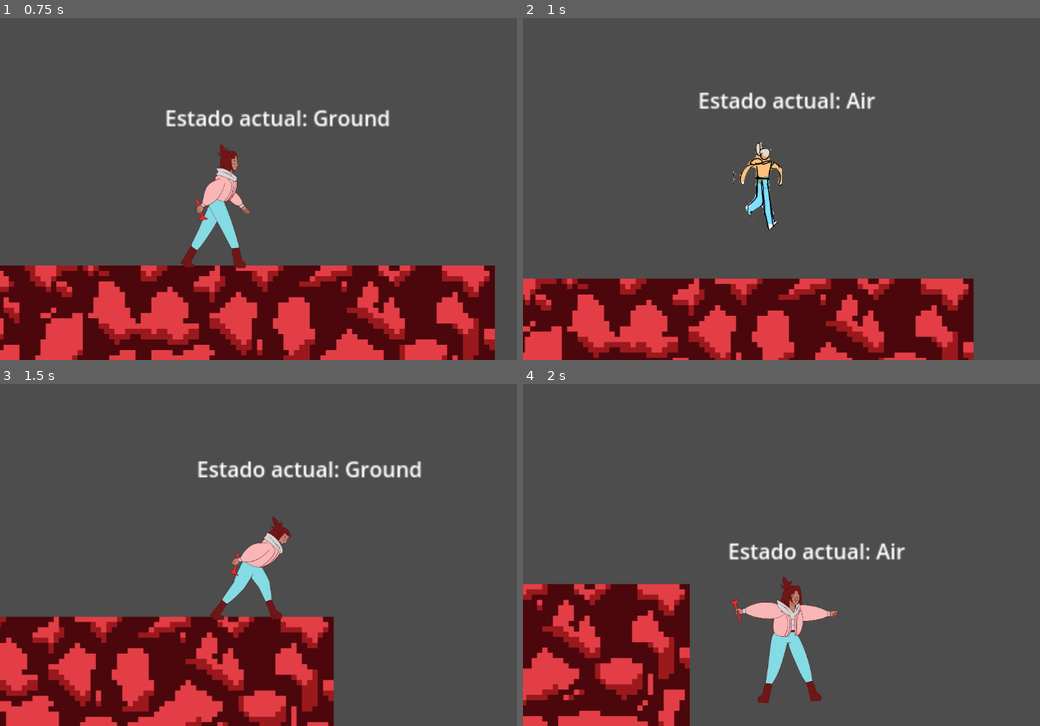
Above: before the commit, frames 1-4 (two rows, left to right).
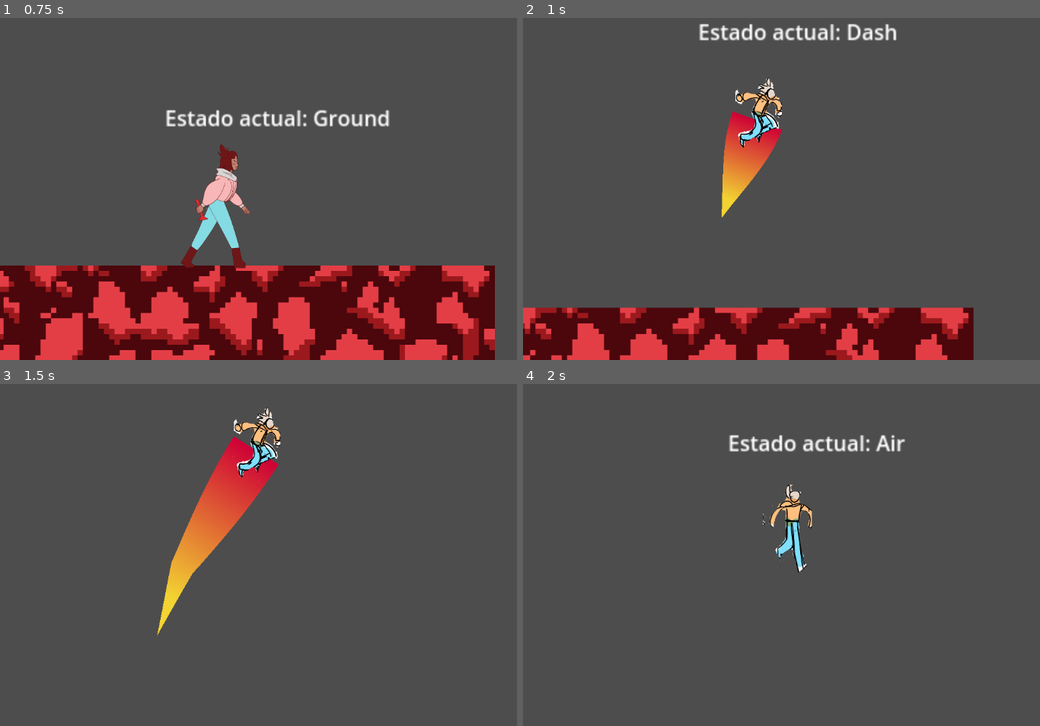
Above: after the commit, the same moments.

Repository: GuillermoC66/Interna
Game: Godot game, scene res://ESCENAS/elmundo.tscn
Same seed, same stepped clock (60 frames per second), same inputs: the game is played once before the commit and once after it.
Inputs:
- Up to frame 1 (0.75 s): hold Right (ui_right) from 0.53 s (still down); hold Shift (walk) from 0.53 s (still down)
- Up to frame 2 (1 s): keep holding Right (ui_right); keep holding Shift (walk); tap Space (ui_select) at 0.77 s; tap X (dash, bound only after the commit) at 0.8 s
- Up to frame 3 (1.5 s): keep holding Right (ui_right); release Shift (walk) at 1.28 s; tap X (dash, bound only after the commit) at 1.35 s
- Up to frame 4 (2 s): keep holding Right (ui_right); tap Space (ui_select) at 1.52 s; tap Shift (walk) at 1.55 s

Frame 1 is identical in both runs. In frame 2, 21% of the frame differs, in the area x 0-88%, y 1-100%; in frame 3, 27%, in the area x 0-82%, y 6-100%; in frame 4, 18%.

Commit message:
fuckign.
intentando dash pt1
-ya quedo el trail
-ya quedo la logica de estados
-la fisica me está rompiendo la madre

Diff:
--- /dev/null
+++ b/ESCENAS/DashState.gd
@@ -0,0 +1,37 @@
+extends StatePlayer
+
+class_name DashState
+
+@onready var timer : Timer = $Timer
+@export var groundState : StatePlayer
+@export var airState : StatePlayer
+@export var trailScene = preload("res://RECURSOS/PlayerTrail.tscn")
+@export var dash_Velocity : float
+var trail
+
+func Enter():
+	timer.start(1)
+	trail = trailScene.instantiate()
+	add_child(trail)
+	trail.character = character
+	get_direction()
+
+func state_process(delta):
+	timer.timeout.connect(_on_Timer_timeout)
+
+func _on_Timer_timeout():
+	trail.queue_free()
+	if (character.is_on_floor()):
+		Transition.emit(self, groundState)
+	else:
+		Transition.emit(self, airState)
+
+func get_direction():
+	var direccion = Vector2()
+	direccion.x = character.directionX
+	direccion.y = character.directionY
+	print(direccion)
+	if(direccion == Vector2(0,0)):
+		direccion.x = character.flipSprite
+
+	character.velocity += direccion * dash_Velocity
--- a/ESCENAS/Player.tscn
+++ b/ESCENAS/Player.tscn
@@ -35,6 +35,7 @@
 [ext_resource type="Script" path="res://SCRIPTS/StateMachine.gd" id="32_pc6an"]
 [ext_resource type="Script" path="res://SCRIPTS/GroundState.gd" id="33_av4f8"]
 [ext_resource type="Script" path="res://SCRIPTS/AirState.gd" id="34_kidm3"]
+[ext_resource type="Script" path="res://ESCENAS/DashState.gd" id="36_jots7"]
 
 [sub_resource type="Animation" id="Animation_um1sm"]
 resource_name = "IdleToWalk"
@@ -813,11 +814,22 @@
 animacion = NodePath("../AnimationTree")
 current_state = NodePath("Ground")
 
-[node name="Ground" type="Node" parent="StateMachine" node_paths=PackedStringArray("airState", "camara")]
+[node name="Ground" type="Node" parent="StateMachine" node_paths=PackedStringArray("airState", "dashState", "camara")]
 script = ExtResource("33_av4f8")
 airState = NodePath("../Air")
+dashState = NodePath("../Dash")
 camara = NodePath("../../Camera2D")
 
-[node name="Air" type="Node" parent="StateMachine" node_paths=PackedStringArray("groundState")]
+[node name="Air" type="Node" parent="StateMachine" node_paths=PackedStringArray("groundState", "dashState")]
 script = ExtResource("34_kidm3")
 groundState = NodePath("../Ground")
+dashState = NodePath("../Dash")
+
+[node name="Dash" type="Node" parent="StateMachine" node_paths=PackedStringArray("groundState", "airState")]
+script = ExtResource("36_jots7")
+groundState = NodePath("../Ground")
+airState = NodePath("../Air")
+dash_Velocity = 100.0
+
+[node name="Timer" type="Timer" parent="StateMachine/Dash"]
+one_shot = true
--- /dev/null
+++ b/ESCENAS/Trail.gd
@@ -0,0 +1,16 @@
+extends Line2D
+
+@export var maxLength : int
+var queue : Array
+var character : CharacterBody2D
+
+func _process(delta):
+	var pos = character.position
+	queue.push_front(pos)
+
+	if queue.size() > maxLength:
+		queue.pop_back()
+	clear_points()
+
+	for point in queue:
+		add_point(point)
--- /dev/null
+++ b/RECURSOS/PlayerTrail.tscn
@@ -0,0 +1,21 @@
+[gd_scene load_steps=4 format=3 uid="uid://by7hyv0uqajtu"]
+
+[ext_resource type="Script" path="res://ESCENAS/Trail.gd" id="1_jydss"]
+
+[sub_resource type="Curve" id="Curve_m5mtf"]
+_data = [Vector2(1e-05, 1), 0.0, 0.0, 0, 0, Vector2(1, 0), -1.18608, 1.4, 0, 0]
+point_count = 2
+
+[sub_resource type="Gradient" id="Gradient_qta4k"]
+offsets = PackedFloat32Array(0, 0.810458)
+colors = PackedColorArray(0.807843, 0, 0.207843, 1, 0.952349, 0.832635, 0.196077, 1)
+
+[node name="Trail" type="Line2D" node_paths=PackedStringArray("character")]
+z_index = -1
+width = 100.0
+width_curve = SubResource("Curve_m5mtf")
+default_color = Color(1, 0.425399, 0.634778, 1)
+gradient = SubResource("Gradient_qta4k")
+script = ExtResource("1_jydss")
+maxLength = 20
+character = NodePath("")
--- a/SCRIPTS/AirState.gd
+++ b/SCRIPTS/AirState.gd
@@ -6,6 +6,7 @@
 #puede hacer dash
 #Variables de lógica para salto
 @export var groundState : StatePlayer
+@export var dashState : StatePlayer
 
 func state_process(delta):
 	if (!character.is_on_floor()):
@@ -14,6 +15,10 @@
 	else:
 		Transition.emit(self, groundState)
 
+func state_input(event : InputEvent):
+	if(event.is_action_pressed("dash")):
+		Transition.emit(self, dashState)
+
 func stopJump():
 	if !Input.is_action_pressed("ui_select") && character.velocity.y < 0:
 		character.velocity.y = 0
--- a/SCRIPTS/GroundState.gd
+++ b/SCRIPTS/GroundState.gd
@@ -4,6 +4,7 @@
 
 #Variables de lógica para salto
 @export var airState : StatePlayer
+@export var dashState : StatePlayer
 @export var camara : Camera2D
 
 #CollisionShapes para agacharse
@@ -22,11 +23,13 @@
 
 func state_input(event : InputEvent):
 	jump()
+	if(event.is_action_pressed("dash")):
+		Transition.emit(self, dashState)
 	if(event.is_action_pressed("ui_up")):
 		lookUp()
 	elif(event.is_action_pressed("ui_down")):
 		crouch()
-	elif(event.is_action_released("ui_down") || event.is_action_released("ui_up")):
+	elif(event.is_action_released("ui_down") || event.is_action_released("ui_up") || event.is_action_pressed("ui_left") || event.is_action_pressed("ui_right")):
 		stopCrouch()
 
 #Salto
@@ -36,7 +39,7 @@
 
 #Cambiar CollisionShape
 func crouch():
-	can_move = false
+	detenerse()
 	character.collision_shape.shape = shape_crouch
 	character.collision_shape.position.y = 25
 	playback.travel("transCrouch")
@@ -50,5 +53,9 @@
 
 #Mirar arriba
 func lookUp():
+	detenerse()
+	playback.travel("transLookUp")
+
+func detenerse():
+	character.velocity.x = 0
 	can_move = false
-	playback.travel("transLookUp")
--- a/SCRIPTS/MovimientoJugador.gd
+++ b/SCRIPTS/MovimientoJugador.gd
@@ -4,8 +4,10 @@
 @onready var collision_shape : CollisionShape2D = $CollisionShape2D
 @onready var stateMachine : StateMachine = $StateMachine
 
-var direction : float = 0
+var directionX : float = 0
+var directionY : float = 0
 var playback
+var flipSprite
 var velocidadCaminar : float = 410
 var velocidadCorrer : float = 700
 
@@ -15,7 +17,8 @@
 
 func _physics_process(delta):
 	if stateMachine.canMove():
-		direction = Input.get_axis("ui_left", "ui_right")
+		directionX = Input.get_axis("ui_left", "ui_right")
+		directionY = Input.get_axis("ui_up", "ui_down")
 		if Input.is_action_pressed("walk"):
 			walkRun(velocidadCaminar, "walk")
 		else:
@@ -25,9 +28,9 @@
 
 #Movimiento horizontal (Correr, caminar)
 func walkRun(velocidad, animacion):
-	if direction:
+	if directionX:
 		spriteDirection()
-		velocity.x = direction * velocidad
+		velocity.x = directionX * velocidad
 		playback.travel(animacion)
 	else:
 		velocity.x = move_toward(velocity.x, 0, velocidad)
@@ -36,10 +39,12 @@
 
 #Verificar direccion del sprite
 func spriteDirection():
-	if direction == -1:
+	if directionX == -1:
 		get_node("AnimatedSprite2D").flip_h = true
-	elif direction == 1:
+		flipSprite = -1
+	elif directionX == 1:
 		get_node("AnimatedSprite2D").flip_h = false
+		flipSprite = 1
 
 #Verificar la animacion de salto y caer
 func animacionesJump():
--- a/project.godot
+++ b/project.godot
@@ -79,6 +79,11 @@
 "events": [Object(InputEventKey,"resource_local_to_scene":false,"resource_name":"","device":-1,"window_id":0,"alt_press …(182 unchanged characters)…
 ]
 }
+dash={
+"deadzone": 0.5,
+"events": [Object(InputEventKey,"resource_local_to_scene":false,"resource_name":"","device":-1,"window_id":0,"alt_pressed":false,"shift_pressed":false,"ctrl_pressed":false,"meta_pressed":false,"pressed":false,"keycode":0,"physical_keycode":88,"key_label":0,"unicode":120,"echo":false,"script":null)
+]
+}
 
 [rendering]
 
Not shown: 1 places in ESCENAS/Player.tscn that only renumber resources
